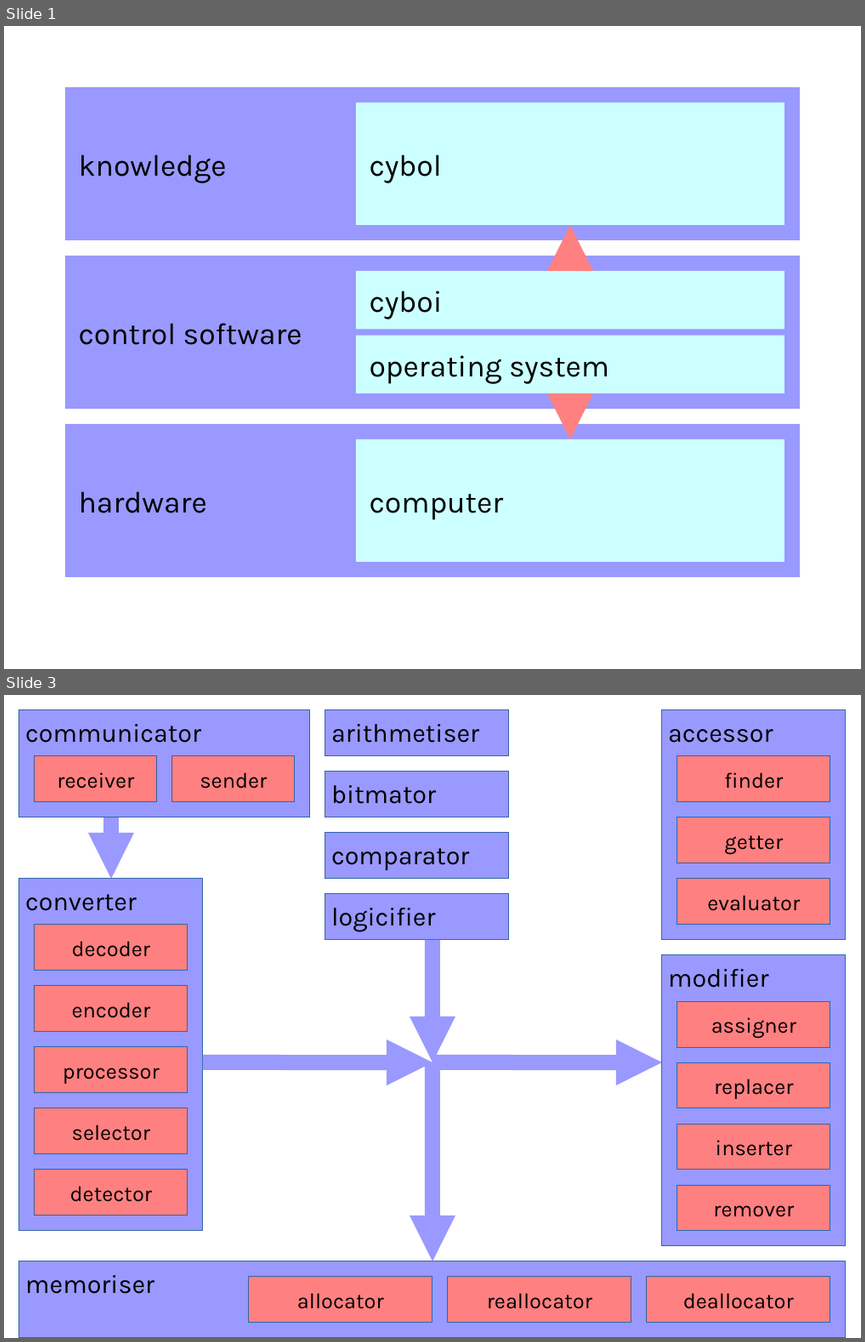
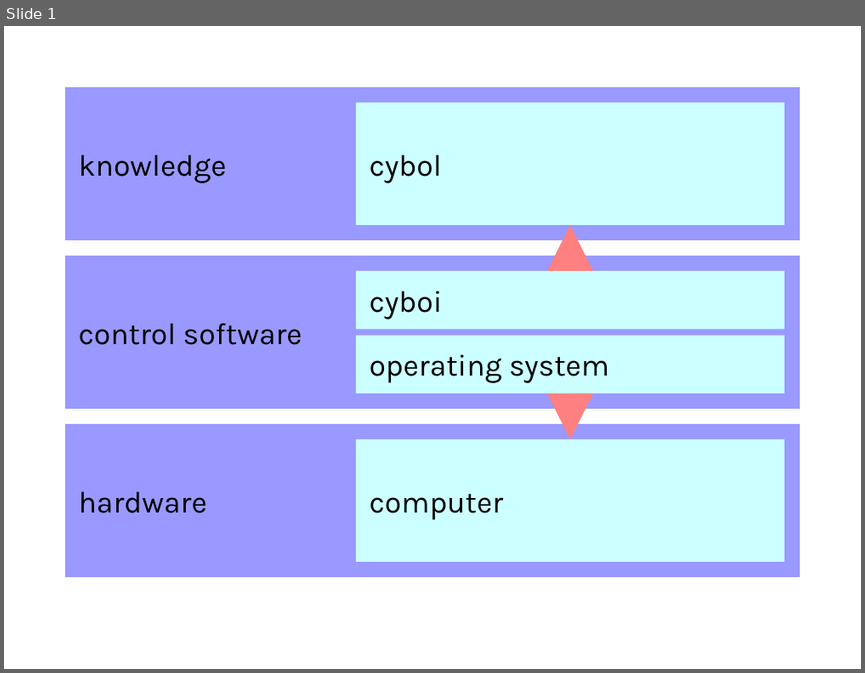
Before and after one commit to GitMirroring/cybop, a slide deck: src/architecture.odp. Shown one above the other, each under a label of ours: slides 1 and 3 before the commit, slide 1 after it; the slides between them are not shown. The pictures are 865x1342 and 865x673 pixels, drawn with LibreOffice and Linux fonts; fonts in the diff are those of the drawing. Boxes give left, top, right and bottom in pixels: in the first picture for what was removed or moved away, otherwise in the second. Text is boxed around its words. In the diff, an @@ line names an element or a change of style, - is before the commit and + after.

```diff
--- a/src/architecture.odp
+++ b/src/architecture.odp
@@ slide 3 removed at (x1=4, y1=695, x2=861, y2=1338), background #FFFFFF @@
@@ rectangle removed at (x1=19, y1=710, x2=310, y2=818) @@
-communicator
@@ rectangle removed at (x1=325, y1=710, x2=509, y2=756) @@
-arithmetiser
@@ rectangle removed at (x1=35, y1=756, x2=156, y2=802) @@
-receiver
@@ rectangle removed at (x1=172, y1=756, x2=295, y2=802) @@
-sender
@@ rectangle removed at (x1=325, y1=771, x2=509, y2=817) @@
-bitmator
@@ arrow removed from (111, 817) to (111, 879) @@
@@ rectangle removed at (x1=325, y1=833, x2=509, y2=879) @@
-comparator
@@ rectangle removed at (x1=325, y1=894, x2=509, y2=940) @@
-logicifier
@@ group removed at (x1=662, y1=710, x2=846, y2=940): 4 rectangles @@
-accessor
-finder
-getter
-evaluator
@@ arrow removed from (432, 940) to (432, 1062) @@
@@ arrow removed from (203, 1062) to (432, 1062) @@
@@ arrow removed from (432, 1062) to (432, 1261) @@
@@ arrow removed from (432, 1062) to (662, 1062) @@
@@ group removed at (x1=19, y1=879, x2=203, y2=1231): 6 rectangles @@
-converter
-decoder
-encoder
-processor
-selector
-detector
@@ group removed at (x1=662, y1=955, x2=846, y2=1247): 5 rectangles @@
-modifier
-assigner
-replacer
-inserter
-remover
@@ group removed at (x1=19, y1=1261, x2=846, y2=1338): 4 rectangles @@
-memoriser
-allocator
-reallocator
-deallocator
```
Also in this commit, not shown: 1 slide changed, 1 slide added, 4 other files.
